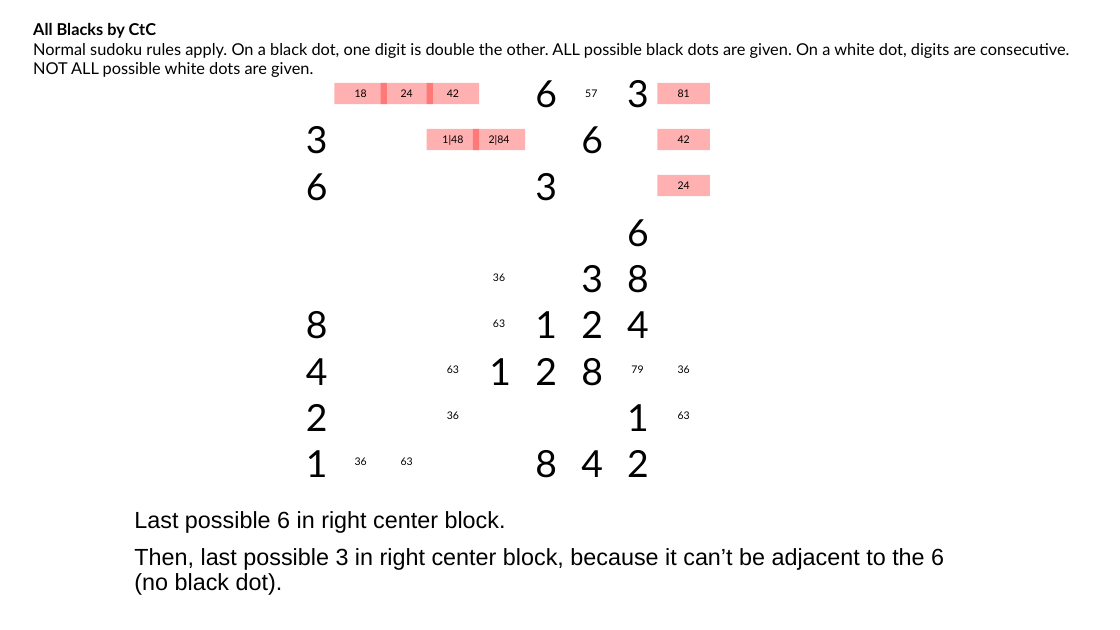
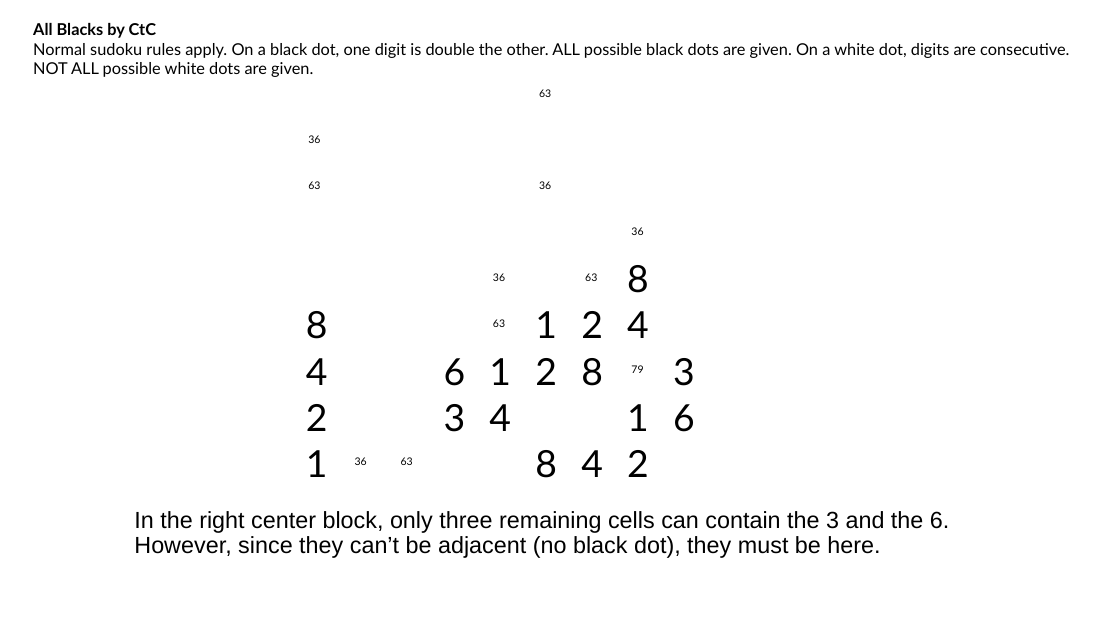
Before and after one commit to jhardis/WSJ_Number_Puzzles, a slide deck: slide 14 of 20261003_2.pptx (slide 17 before the commit). Drawn at 1120x630 pixels with LibreOffice and Linux fonts; fonts in the diff are those of the drawing; background and template pictures are left out. Boxes give left, top, right and bottom in pixels: in the first picture for what was removed or moved away, otherwise in the second. Text is boxed around its words. In the diff, an @@ line names an element or a change of style, - is before the commit and + after.

```diff
--- a/20261003_2.pptx
+++ b/20261003_2.pptx
@@ rectangle removed at [334, 83, 386, 104] @@
-18
@@ rectangle removed at [381, 83, 433, 104] @@
-24
@@ rectangle removed at [427, 83, 479, 104] @@
-42
@@ text "63": place and size @@
-text "63" at [447, 365, 459, 373]
+text "63" at [539, 89, 551, 97]
@@ text removed at [585, 89, 597, 97] @@
-57
@@ text removed at [627, 80, 649, 108] @@
-3
@@ rectangle removed at [658, 83, 710, 104] @@
-81
@@ text "36": place and size @@
-text "36" at [678, 365, 690, 373]
+text "36" at [308, 135, 320, 143]
@@ rectangle removed at [427, 129, 479, 150] @@
-1|48
@@ rectangle removed at [473, 129, 525, 150] @@
-2|84
@@ text removed at [581, 126, 603, 154] @@
-6
@@ rectangle removed at [658, 129, 710, 150] @@
-42
@@ text "63": place and size @@
-text "63" at [678, 411, 690, 419]
+text "63" at [308, 181, 320, 189]
@@ text "36": place and size @@
-text "36" at [447, 411, 459, 419]
+text "36" at [539, 181, 551, 189]
@@ text removed at [535, 173, 557, 201] @@
-3
@@ rectangle removed at [658, 175, 710, 196] @@
-24
@@ text removed at [627, 219, 649, 247] @@
-6
@@ text added at [631, 227, 643, 235], 9 pt, text #000000 @@
+36
@@ text added at [585, 273, 597, 281], 9 pt, text #000000 @@
+63
@@ text "6": place and size @@
-text "6" at [535, 80, 557, 108]
+text "6" at [444, 358, 466, 386]
@@ text "3": place and size @@
-text "3" at [581, 265, 603, 293]
+text "3" at [673, 358, 695, 386]
@@ text "3": place and size @@
-text "3" at [306, 126, 328, 154]
+text "3" at [444, 404, 466, 432]
@@ text added at [489, 404, 511, 431], 32 pt, text #000000 @@
+4
@@ text "6": place and size @@
-text "6" at [306, 173, 328, 201]
+text "6" at [673, 404, 695, 432]
@@ text at [134, 511, 949, 558]: text changed @@
-Last possible 6 in right center block.
-Then, last possible 3 in right center block, because it can’t be adjacent to the 6 (no black dot).
+In the right center block, only three remaining cells can contain the 3 and the 6. However, since they can’t be adjacent (no black dot), they must be here.
```
Also in this commit, not shown: 29 other slides changed, 1 slide added, 9 slides removed.
